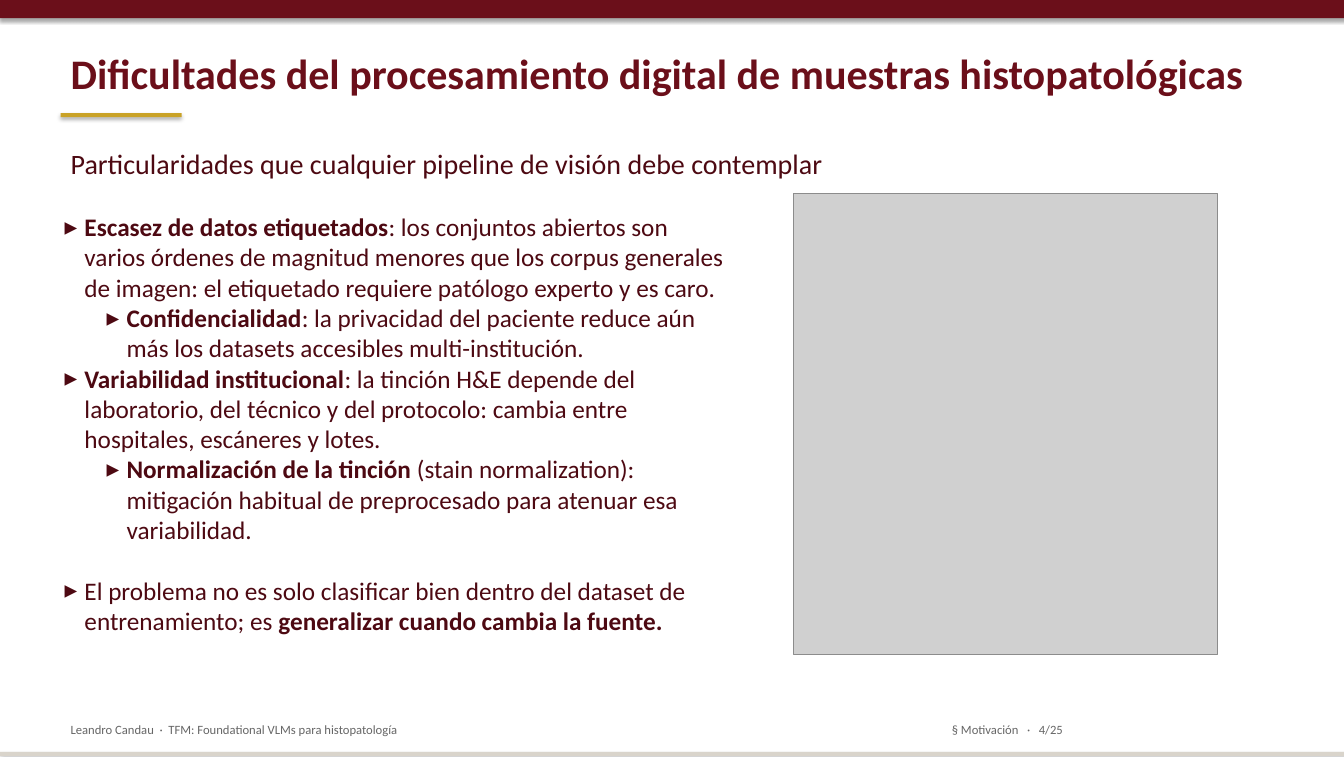
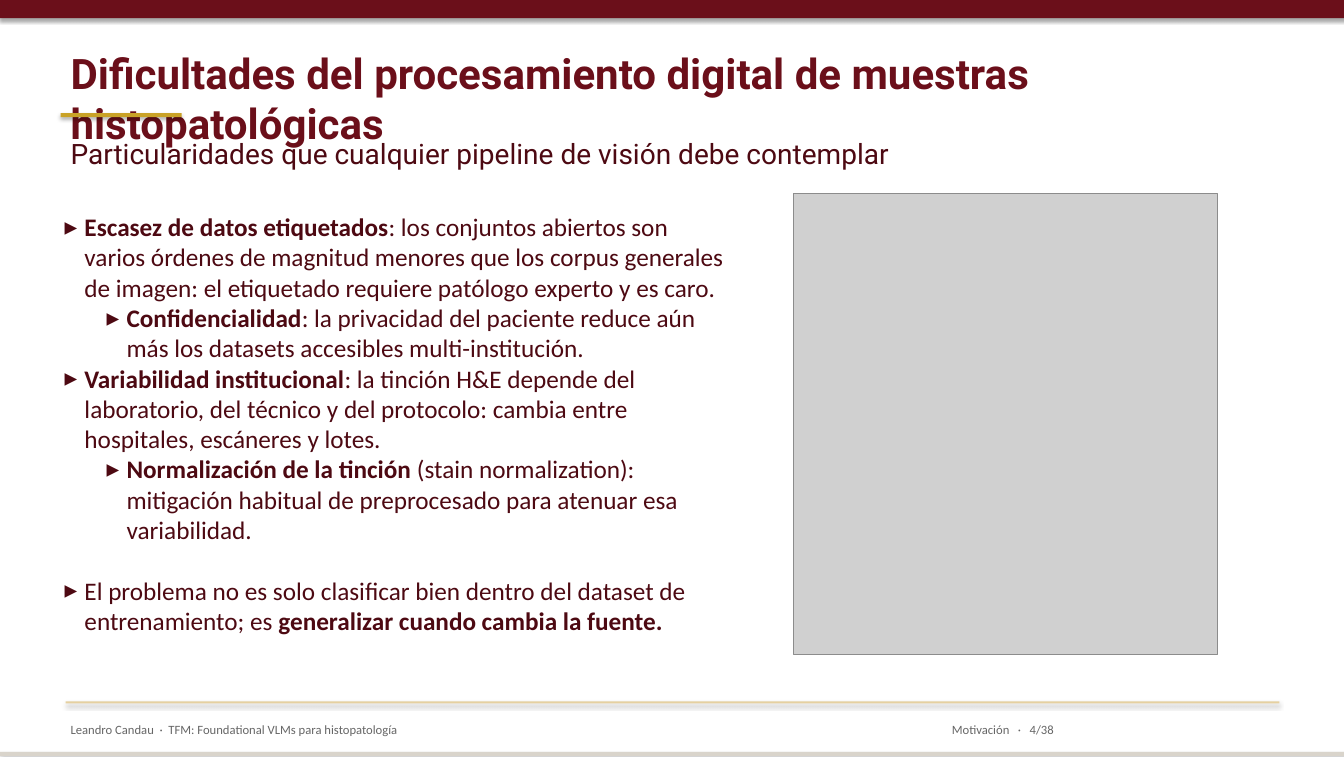
Before and after one commit to lcandau/histopathology-clip-lab, a slide deck: slide 4 of report/TFM_defense.pptx. Drawn at 1344x757 pixels with LibreOffice and Linux fonts; fonts in the diff are those of the drawing; grey boxes stand for pictures. Boxes give left, top, right and bottom in pixels: in the first picture for what was removed or moved away, otherwise in the second. Text is boxed around its words. In the diff, an @@ line names an element or a change of style, - is before the commit and + after.

```diff
--- a/report/TFM_defense.pptx
+++ b/report/TFM_defense.pptx
@@ text "Dificultades del procesamiento digital de ..." at (x1=71, y1=57, x2=1029, y2=150): font Calibri to Roboto @@
@@ text "Particularidades que cualquier pipeline de ..." moved from (x1=71, y1=154, x2=822, y2=179) to (x1=71, y1=138, x2=888, y2=170) @@
@@ text "Particularidades que cualquier pipeline de ..." at (x1=71, y1=138, x2=888, y2=170): font Calibri to Roboto @@
@@ rectangle added at (x1=66, y1=701, x2=1279, y2=703), fill #E5D0A0 @@
@@ text at (x1=952, y1=725, x2=1054, y2=735): text changed @@
-§ Motivación · 4/25
+Motivación · 4/38
```
Also in this commit, not shown: 18 other slides changed, 14 slides added, 1 slide removed, 1 other file.
